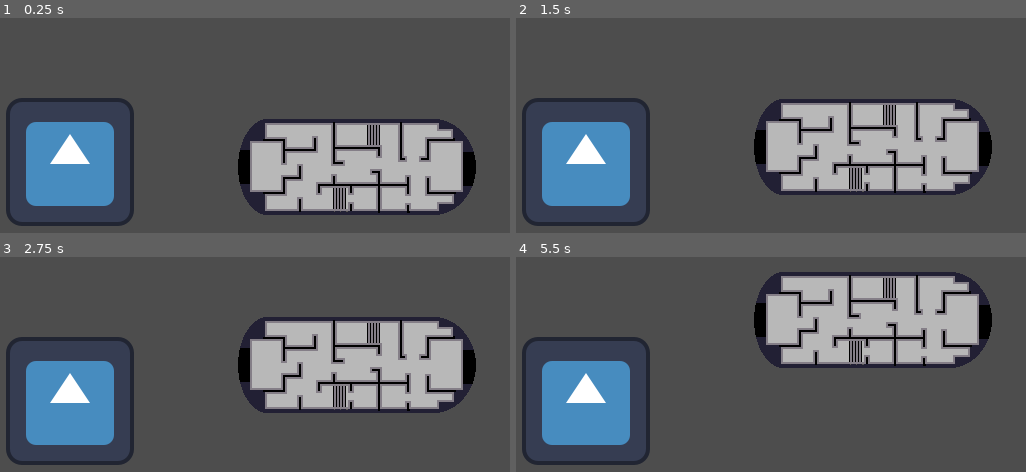
Above: before the commit, frames 1-4 (two rows, left to right).
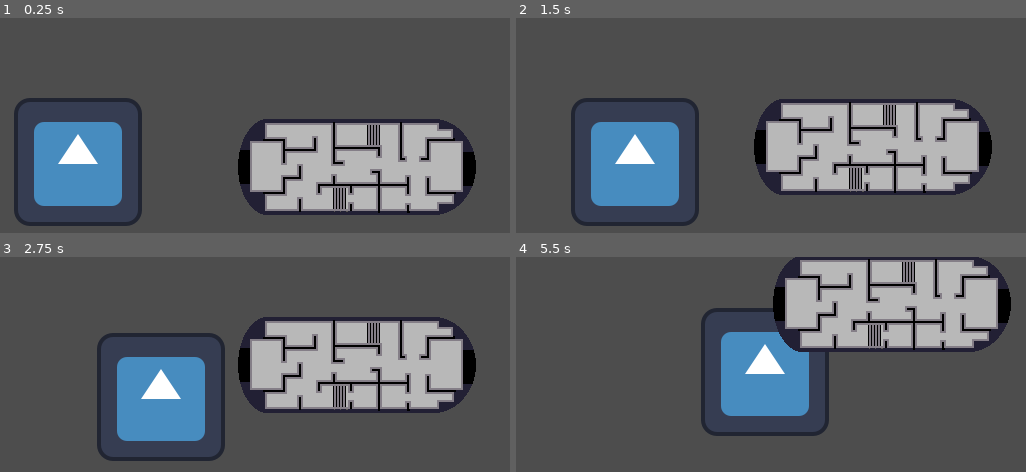
Above: after the commit, the same moments.

Repository: einmar/MalmoGameJam
Game: Godot game, scene res://scenes/sandbox/sasa_sandbox.tscn
Same seed, same stepped clock (60 frames per second), same inputs: the game is played once before the commit and once after it. The engine's default icon, where the game draws it, is replaced by a stand-in: a white triangle on a blue panel in a dark square.
Inputs:
- Up to frame 1 (0.25 s): no input
- Up to frame 2 (1.5 s): hold D (player1_right) from 0.53 s (still down)
- Up to frame 3 (2.75 s): release D (player1_right) at 2.03 s; hold A (player1_left) from 2.03 s (still down)
- Up to frame 4 (5.5 s): release A (player1_left) at 2.78 s; hold D (player1_right) 2.78-4.28 s; hold A (player1_left) 4.28-5.03 s; hold D (player1_right) from 5.03 s (still down)

The runs differ from the first frame. In frame 1, 3.6% of the frame differs, in the area x 1-28%, y 37-97%; in frame 2, 9.8%; in frame 3, 16%; in frame 4, 32%, in the area x 1-98%, y 0-97%.

Commit message:
added camera reference

Diff:
--- a/scenes/camera/camera.gd
+++ b/scenes/camera/camera.gd
@@ -3,6 +3,9 @@
 @export var target: Node2D
 @export var follow_strength: float = 10
 
+func _ready() -> void:
+	GameManager.main_camera = self
+
 # Called every frame. 'delta' is the elapsed time since the previous frame.
 func _process(delta: float) -> void:
 	position = lerp(position, target.position, follow_strength/100.0)
--- a/scenes/enemies/basic_enemy/basic_enemy.gd
+++ b/scenes/enemies/basic_enemy/basic_enemy.gd
@@ -49,6 +49,6 @@
 		attack()
 
 func set_target() -> void:
-	if not GameManager.player:
+	if not GameManager.submarine:
 		return
-	target_position = GameManager.player.position
+	target_position = GameManager.submarine.position
Not shown: 1 places in scenes/sandbox/einars_sandbox.tscn that only renumber resources
